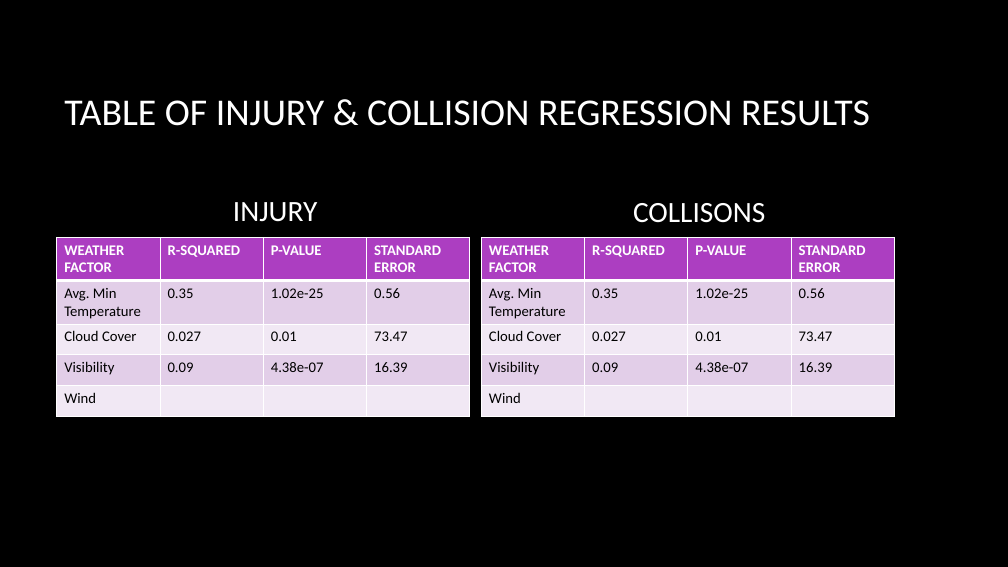
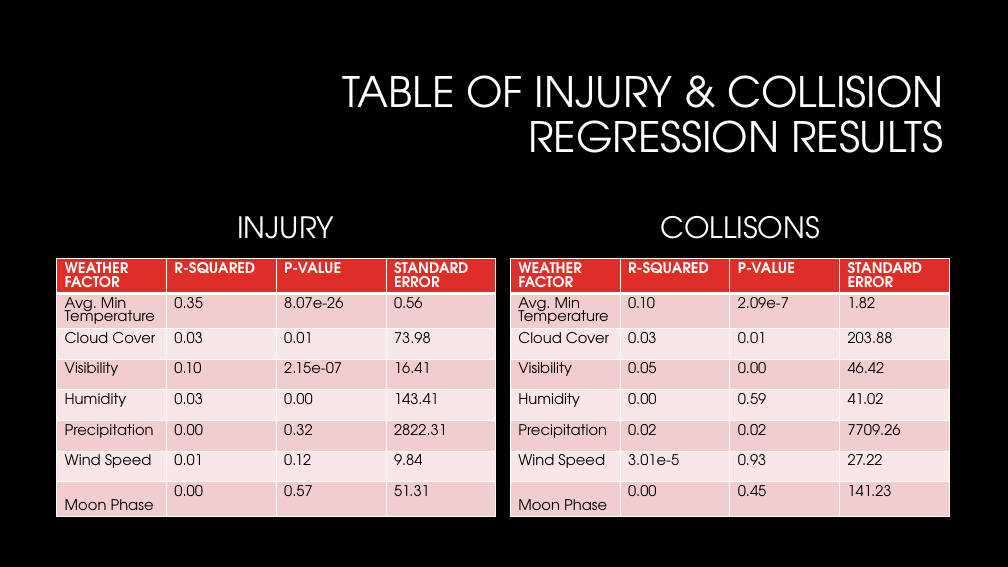
Before and after one commit to huntercash/ProjectOne, a slide deck: slide 17 of reports/Presentation1.pptx. Drawn at 1008x567 pixels with LibreOffice and Linux fonts; fonts in the diff are those of the drawing; background and template pictures are left out. Boxes give left, top, right and bottom in pixels: in the first picture for what was removed or moved away, otherwise in the second. Text is boxed around its words. In the diff, an @@ line names an element or a change of style, - is before the commit and + after.

```diff
--- a/reports/Presentation1.pptx
+++ b/reports/Presentation1.pptx
@@ title "TABLE OF INJURY & COLLISION ...": place and size @@
-title "TABLE OF INJURY & COLLISION ..." at box(64, 100, 870, 126)
+title "TABLE OF INJURY & COLLISION ..." at box(342, 75, 944, 153)
@@ title "TABLE OF INJURY & COLLISION ..." at box(342, 75, 944, 153): size 36 to 40 pt, font Calibri to TeX Gyre Adventor; alignment left to right; line spacing 1 to 0.9 @@
@@ text "INJURY" at box(237, 216, 334, 239): font Calibri to TeX Gyre Adventor; line spacing 1 to 0.9 @@
@@ text "COLLISONS" at box(661, 216, 820, 239): font Calibri to TeX Gyre Adventor; line spacing 1 to 0.9 @@
@@ text "COLLISONS": place and size @@
-text "COLLISONS" at box(633, 203, 765, 223)
+text "COLLISONS" at box(661, 216, 820, 239)
@@ table at box(57, 259, 495, 541) @@
-row 2: Avg. Min Temperature | 0.35 | 1.02e-25 | 0.56
-row 3: Cloud Cover | 0.027 | 0.01 | 73.47
-row 4: Visibility | 0.09 | 4.38e-07 | 16.39
-row 5: Wind |  |  | 
+row 2: Avg. Min Temperature | 0.35 | 8.07e-26 | 0.56
+row 3: Cloud Cover | 0.03 | 0.01 | 73.98
+row 4: Visibility | 0.10 | 2.15e-07 | 16.41
+row 5: Humidity | 0.03 | 0.00 | 143.41
+row 6: Precipitation | 0.00 | 0.32 | 2822.31
+row 7: Wind Speed | 0.01 | 0.12 | 9.84
+row 8: Moon Phase | 0.00 | 0.57 | 51.31
@@ table: place and size @@
-table at box(57, 237, 471, 415)
+table at box(57, 259, 495, 541)
@@ table at box(510, 259, 949, 541) @@
-row 2: Avg. Min Temperature | 0.35 | 1.02e-25 | 0.56
-row 3: Cloud Cover | 0.027 | 0.01 | 73.47
-row 4: Visibility | 0.09 | 4.38e-07 | 16.39
-row 5: Wind |  |  | 
+row 2: Avg. Min Temperature | 0.10 | 2.09e-7 | 1.82
+row 3: Cloud Cover | 0.03 | 0.01 | 203.88
+row 4: Visibility | 0.05 | 0.00 | 46.42
+row 5: Humidity | 0.00 | 0.59 | 41.02
+row 6: Precipitation | 0.02 | 0.02 | 7709.26
+row 7: Wind Speed | 3.01e-5 | 0.93 | 27.22
+row 8: Moon Phase | 0.00 | 0.45 | 141.23
@@ table: place and size @@
-table at box(482, 237, 896, 415)
+table at box(510, 259, 949, 541)
```
Also in this commit, not shown: 18 other slides changed, 2 slides added, 2 slides removed, 19 other files.
